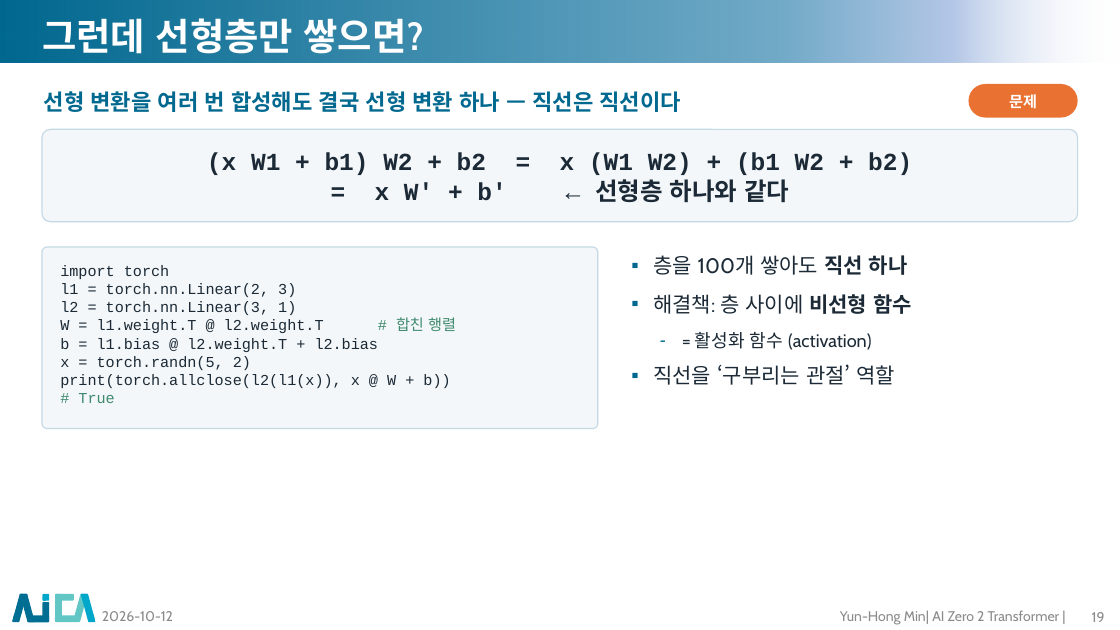
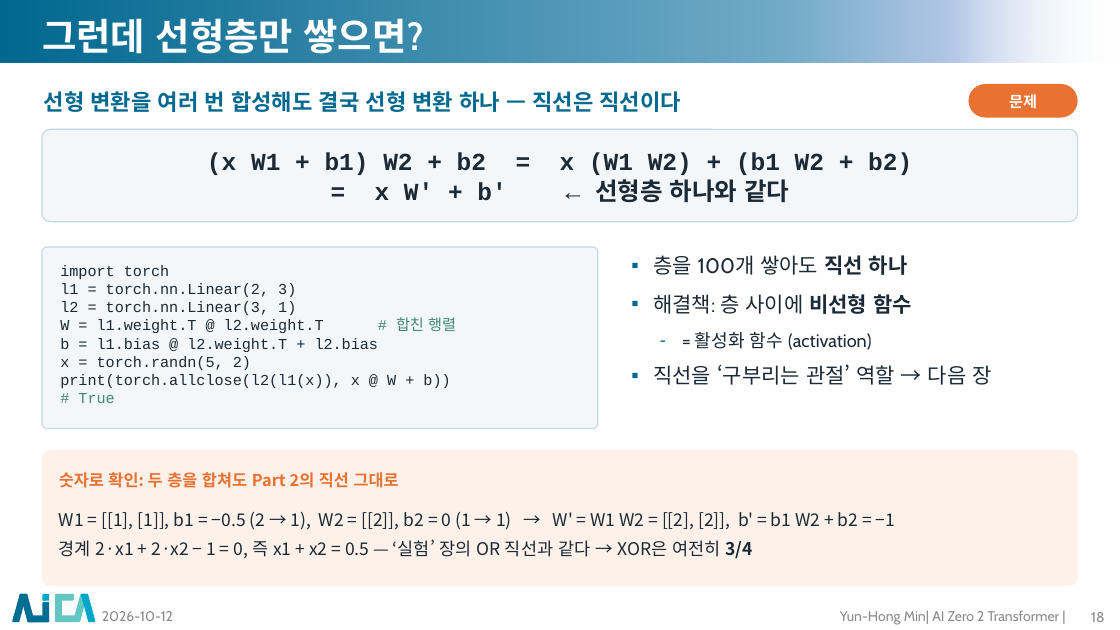
Before and after one commit to myunhh/AI-Zero-2-Transformers, a slide deck: slide 18 of lectures/week02_perceptron_to_mlp.pptx (slide 19 before the commit). Drawn at 1120x630 pixels with LibreOffice and Linux fonts; fonts in the diff are those of the drawing; background and template pictures are left out. Boxes give left, top, right and bottom in pixels: in the first picture for what was removed or moved away, otherwise in the second. Text is boxed around its words. In the diff, an @@ line names an element or a change of style, - is before the commit and + after.

```diff
--- a/lectures/week02_perceptron_to_mlp.pptx
+++ b/lectures/week02_perceptron_to_mlp.pptx
@@ text at box(653, 364, 991, 385): text changed @@
-▪ 직선을 ‘구부리는 관절’ 역할
+▪ 직선을 ‘구부리는 관절’ 역할 → 다음 장
@@ rounded rectangle added at box(42, 450, 1078, 586), fill #FDF1E9 @@
@@ text added at box(59, 472, 399, 488), 14 pt, text #E97132, bold @@
+숫자로 확인: 두 층을 합쳐도 Part 2의 직선 그대로
@@ text added at box(59, 512, 895, 558), 15 pt, text #1B2A36 @@
+W1 = [[1], [1]], b1 = −0.5 (2 → 1), W2 = [[2]], b2 = 0 (1 → 1) → W' = W1 W2 = [[2], [2]], b' = b1 W2 + b2 = −1
+경계 2·x1 + 2·x2 − 1 = 0, 즉 x1 + x2 = 0.5 — ‘실험’ 장의 OR 직선과 같다 → XOR은 여전히 3/4
@@ page number at box(1091, 612, 1104, 622): text changed @@
-19
+18
```
Also in this commit, not shown: 29 other slides changed, 8 other files.
